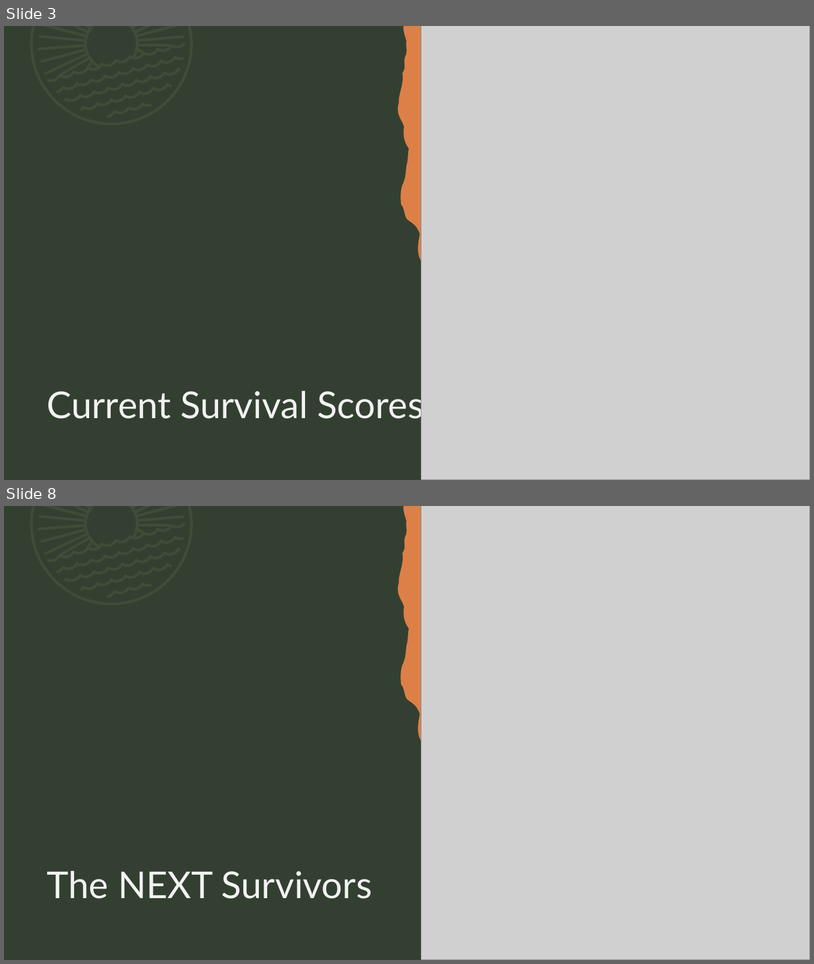
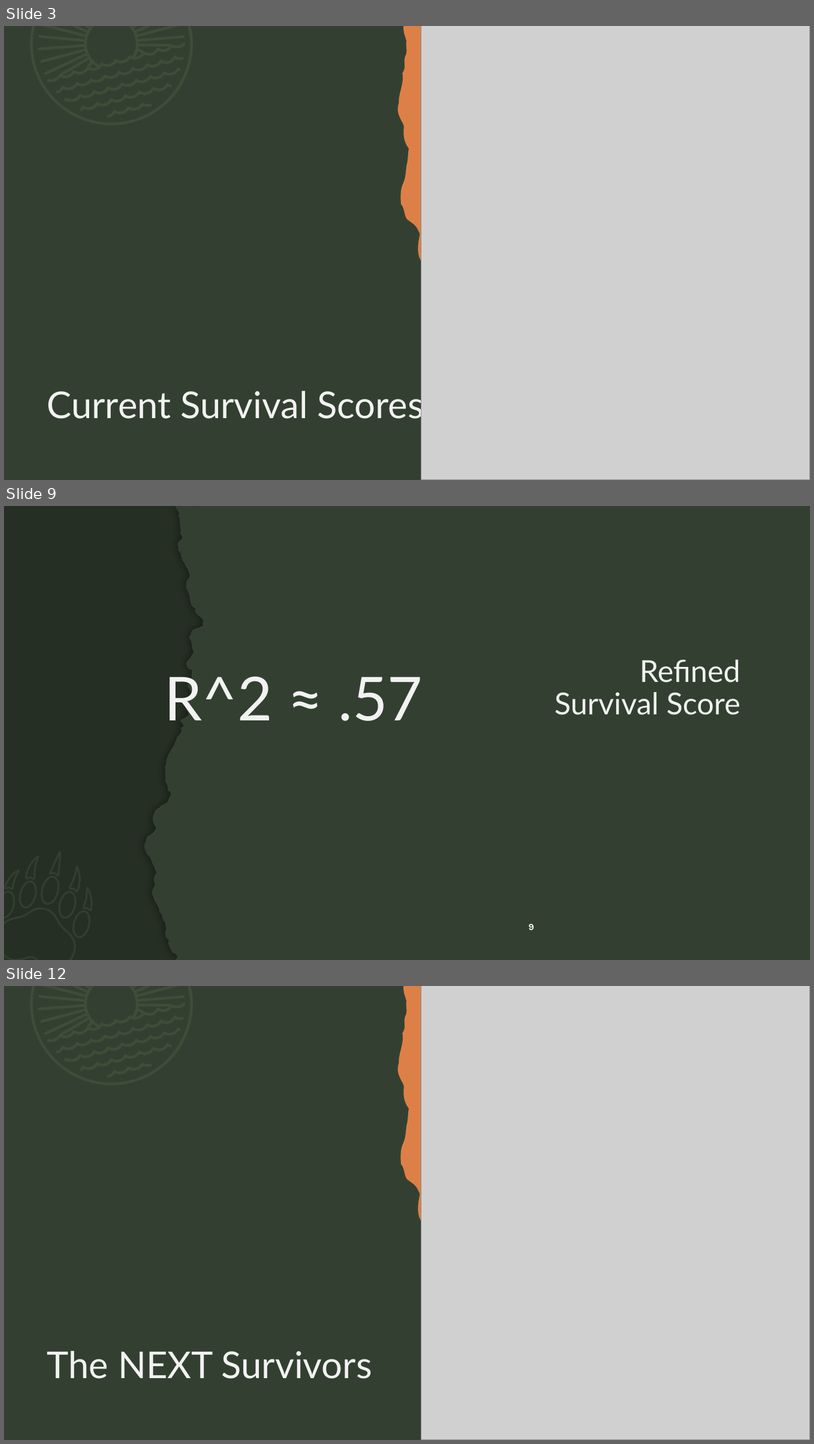
Before and after one commit to 2026-spring-machine-learning/mad-2026-spring-ml-algorithms, a slide deck: linear_regression/Survival Score Review and Predictions.pptx. Shown one above the other, each under a label of ours: slides 3 and 8 before the commit, slides 3, 9 and 12 after it; the slides between them are not shown. The pictures are 814x964 and 814x1444 pixels, drawn with LibreOffice and Linux fonts; fonts in the diff are those of the drawing; grey boxes stand for pictures; background and template pictures are left out. Boxes give left, top, right and bottom in pixels: in the first picture for what was removed or moved away, otherwise in the second. Text is boxed around its words. In the diff, an @@ line names an element or a change of style, - is before the commit and + after.

```diff
--- a/linear_regression/Survival Score Review and Predictions.pptx
+++ b/linear_regression/Survival Score Review and Predictions.pptx
@@ slide 9 added at (4,506,810,960), background #334031 @@
@@ rectangle added at (4,506,220,960), fill #000000 at 25% opacity @@
@@ freeform shape added at (144,506,319,960), fill #334031 @@
@@ rectangle added at (253,506,810,960), fill #334031 @@
@@ title added at (555,660,741,715), 36 pt, text #F2F2F2 @@
+Refined
+Survival Score
@@ text added at (165,676,423,721), 72 pt, text #F2F2F2 @@
+R^2 ≈ .57
@@ freeform shape added at (4,851,93,960), fill #7C9878 at 15% opacity @@
@@ page number added at (529,924,534,930), 11 pt, text #FFFFFF, bold @@
+9
@@ what was slide 8 is now slide 12 @@
```
Also in this commit, not shown: 7 slides changed, 3 other slides added, 1 other file.
